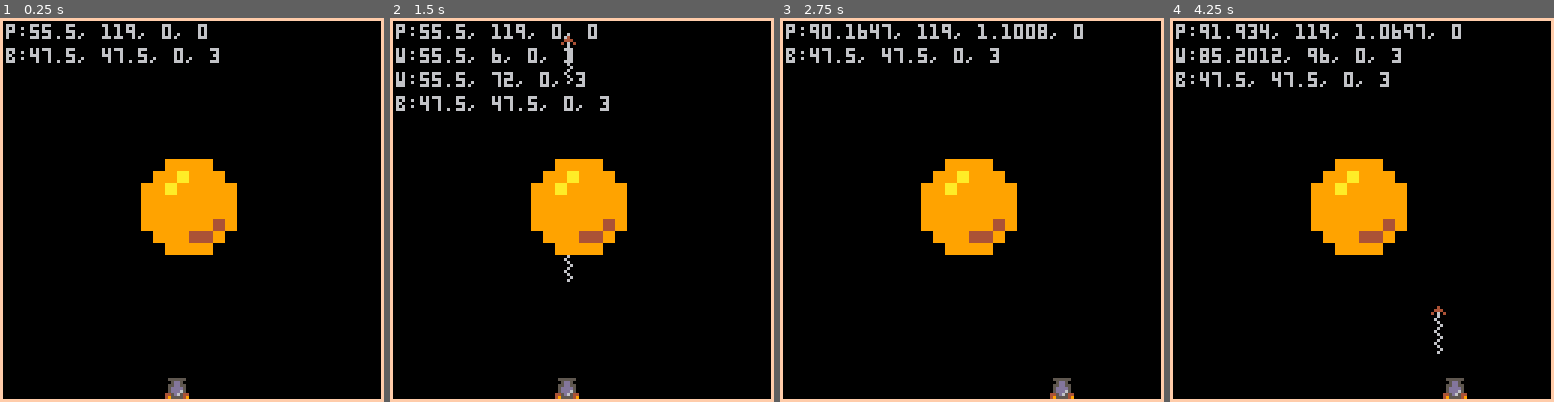
Above: before the commit, frames 1-4 (left to right).
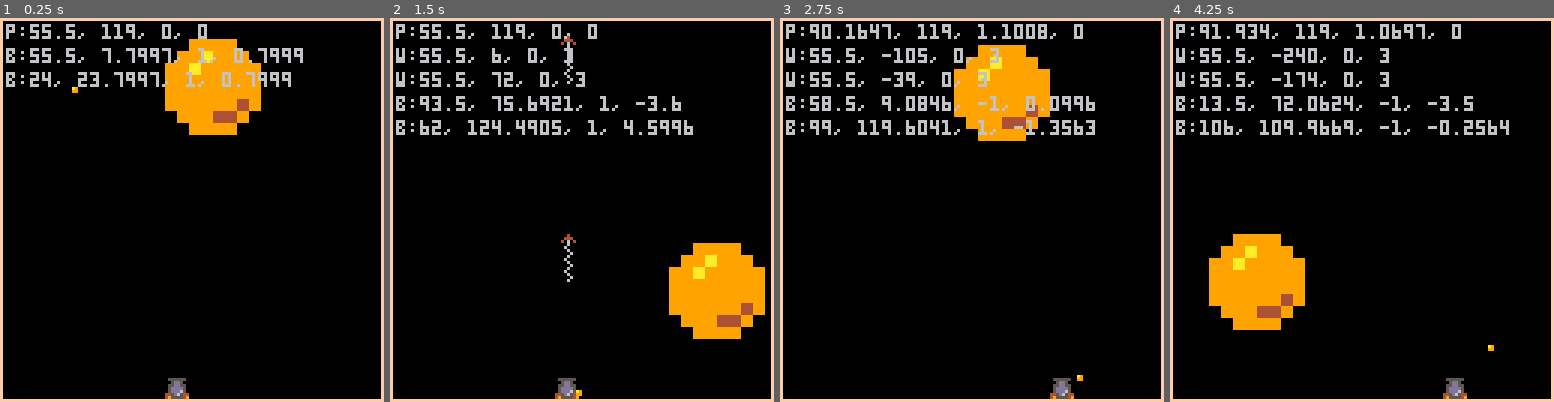
Above: after the commit, the same moments.

Repository: ferlores/pico-8.exp
Game: PICO-8 cartridge pang.p8
Two runs of this game, one before a commit and one after it. Both use one fixed random seed, a clock stepped at 60 frames per second and the inputs below.
Inputs:
- Up to frame 1 (0.25 s): no input
- Up to frame 2 (1.5 s): tap X (X key) at 0.33, 1.07 s
- Up to frame 3 (2.75 s): hold Right 1.6-2.1 s; tap X (X key) at 1.85 s; hold Right from 2.47 s (still down)
- Up to frame 4 (4.25 s): tap X (X key) at 2.97, 4.08 s; release Right at 3.03 s; hold Left 3.08-3.58 s; hold Right from 4.02 s (still down)

The runs differ from the first frame. In frame 1, 12% of the frame differs, in the area x 1-79%, y 5-62%; in frame 2, 12%; in frame 3, 13%; in frame 4, 13%, in the area x 1-89%, y 7-88%.

Commit message:
move balls with proper physics

Diff:
--- a/pang.p8
+++ b/pang.p8
@@ -3,6 +3,8 @@
 __lua__
 -- pang
 -- by ferlores
+
+#include utilities.lua
 
 __init, __update, __draw = {}, {}, {}
 function register(cb, f)
@@ -141,10 +143,11 @@
 ball_tp = {
     [1] =  {
         sfx = 0,
-        dx = 0,
-        dy = 3,
+        dx = 1,
+        dy = 0,
         w = 8,
-        h = 8
+        h = 8,
+        bounce = 1
     }
 }
 
@@ -157,6 +160,7 @@
     [24] = function (x, y) sspr(0, 32, 8, 8, x, y, 24, 24) end,
     [32] = function (x, y) sspr(0, 32, 8, 8, x, y, 32, 32) end
 }
+max_ball_size = 32
 
 -- add_ball
 register('init', function ()
@@ -164,17 +168,44 @@
     add(balls, {
         tp = 1,
         x = screen_max/2 - 16,
-        y = screen_max/2 - 16,
+        y = 5,
         dx = bt.dx,
         dy = bt.dy,
         sz = 32
     })
-    logTable("balls", balls)
-end)
-
-
-function move_ball()
-end
+    add(balls, {
+        tp = 1,
+        x = 16,
+        y = 5+16,
+        dx = bt.dx,
+        dy = bt.dy,
+        sz = 2
+    })
+end)
+
+-- move_ball
+register('update', function()
+    local gravity = 0.1
+    for b in all(balls) do
+        local btp = ball_tp[b.tp]
+        local newx = b.x + b.dx
+        local newy = b.y + b.dy
+
+        -- y axis
+        if (is_offscreen(1, newy, b.sz, b.sz)) then
+            b.dy = -btp.bounce * lerp(1.5, 4, b.sz/max_ball_size)
+        end
+
+        -- x axis
+        if (is_offscreen(newx, 1, b.sz, b.sz)) then
+            b.dx *= -btp.bounce
+        end
+
+        b.x += b.dx
+        b.y += b.dy
+        b.dy += gravity
+    end
+end)
 
 -- draw_ball
 register("draw", function ()
@@ -199,15 +230,26 @@
 end)
 
 function is_offscreen(x, y, w, h)
-    return
+    local res_x =
         x < screen_min or
-        x + w > screen_max or
-        y < screen_min or
+        x + w > screen_max
+
+    local res_y =
+        -- y < screen_min or
         y + h > screen_max
-end
-
-
-#include utilities.lua
+
+    -- if (res_x) log('X: '..x..", "..w)
+    -- if (res_y) log('Y: '..y..", "..h..", "..screen_max)
+
+    return res_x or res_y
+end
+
+-->8
+-- utilities
+
+function lerp(min, max, p)
+    return (max-min) * p + min
+end
 
 __gfx__
 00000000000000007700007700000000000000000000000000000000000000000000000000000000000000000000000000000000000000000000000000000000
--- a/utilities.lua
+++ b/utilities.lua
@@ -14,7 +14,7 @@
         if (type(v) == "table") then
             logTable(k, v, i+2)
         else
-            log(ident(i+2)..k..': '..v..',')
+            if (k != nil or v!= nil) log(ident(i+2)..k..': '..v..',')
         end
     end
     log(idt.."}")
